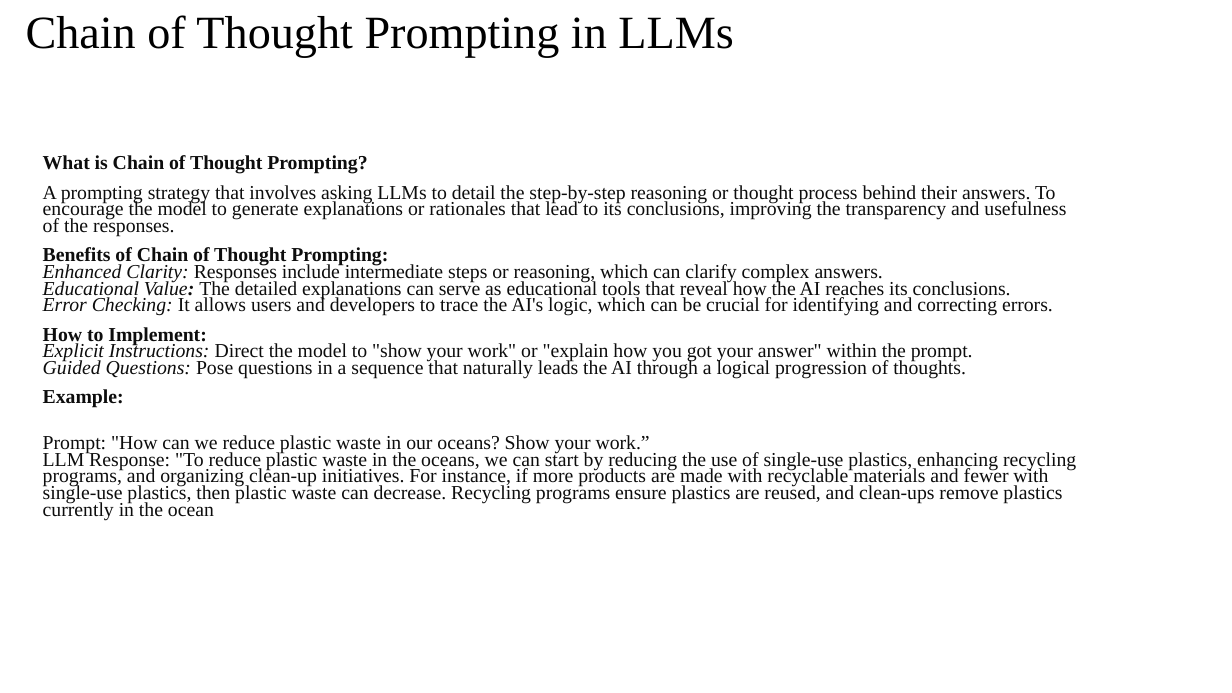
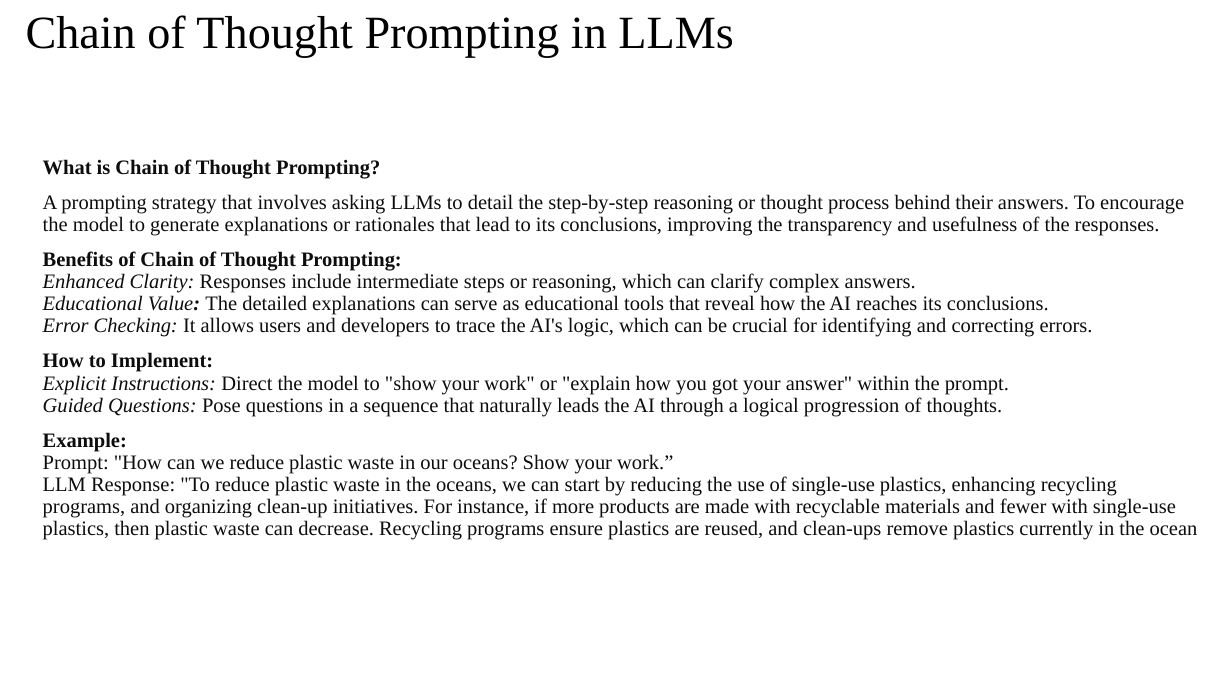
Before and after one commit to Humanitariansai/OPT, a slide deck: slide 16 of PROMPT_ENGINEERING_AND_AI/LLM-Intro_Prompting-SlideDecks_Videos_Quizzes/Introduction to LLMs and Prompting_Module1.pptx. Drawn at 1232x693 pixels with LibreOffice and Linux fonts; fonts in the diff are those of the drawing. Boxes give left, top, right and bottom in pixels: in the first picture for what was removed or moved away, otherwise in the second. Text is boxed around its words. In the diff, an @@ line names an element or a change of style, - is before the commit and + after.

```diff
--- a/PROMPT_ENGINEERING_AND_AI/LLM-Intro_Prompting-SlideDecks_Videos_Quizzes/Introduction to LLMs and Prompting_Module1.pptx
+++ b/PROMPT_ENGINEERING_AND_AI/LLM-Intro_Prompting-SlideDecks_Videos_Quizzes/Introduction to LLMs and Prompting_Module1.pptx
@@ text at (43, 159, 1184, 417): size 15.4 to 16 pt in "What is Chain of Thought Prompting?", "A prompting strategy that involves asking LLMs ...", "Benefits of Chain of Thought Prompting: Enhanced ...", "How to Implement: Explicit Instructions: Direct the ..."; line spacing 0.7 to 0.9 @@
@@ text at (43, 432, 1198, 540): text changed; size 15.4 to 16 pt @@
-Example:
-Prompt: "How can we reduce plastic waste in our oceans? Show your work.”
-LLM Response: "To reduce plastic waste in the oceans, we can start by reducing the use of single-use plastics, enhancing recycling programs, and organizing clean-up initiatives. For instance, if more products are made with recyclable materials and fewer with single-use plastics, then plastic waste can decrease. Recycling programs ensure plastics are reused, and clean-ups remove plastics currently in the ocean
+Example:
+Prompt: "How can we reduce plastic waste in our oceans? Show your work.”
+LLM Response: "To reduce plastic waste in the oceans, we can start by reducing the use of single-use plastics, enhancing recycling programs, and organizing clean-up initiatives. For instance, if more products are made with recyclable materials and fewer with single-use plastics, then plastic waste can decrease. Recycling programs ensure plastics are reused, and clean-ups remove plastics currently in the ocean
```
Also in this commit, not shown: 10 other slides changed, 7 slides added, 4 slides removed.
